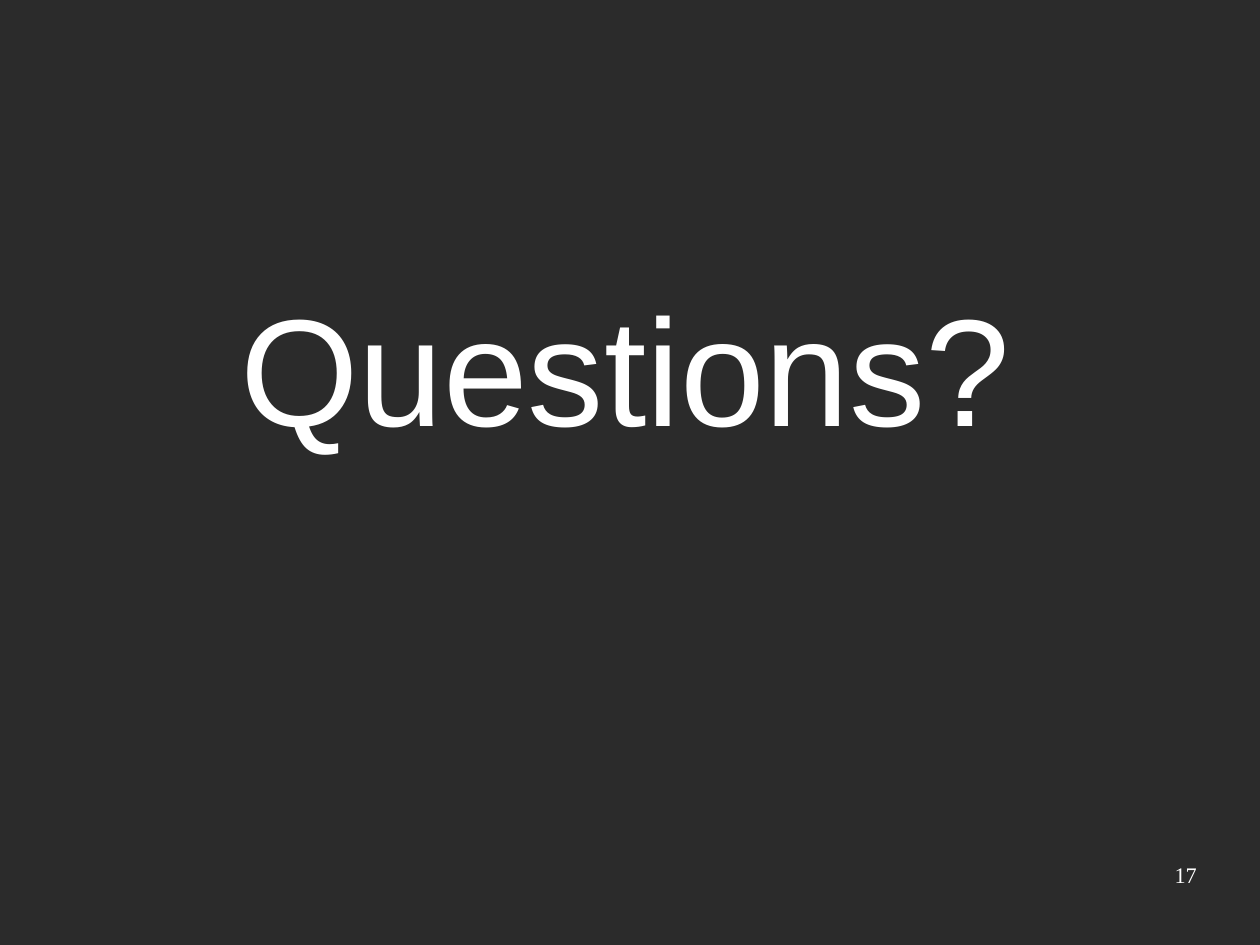
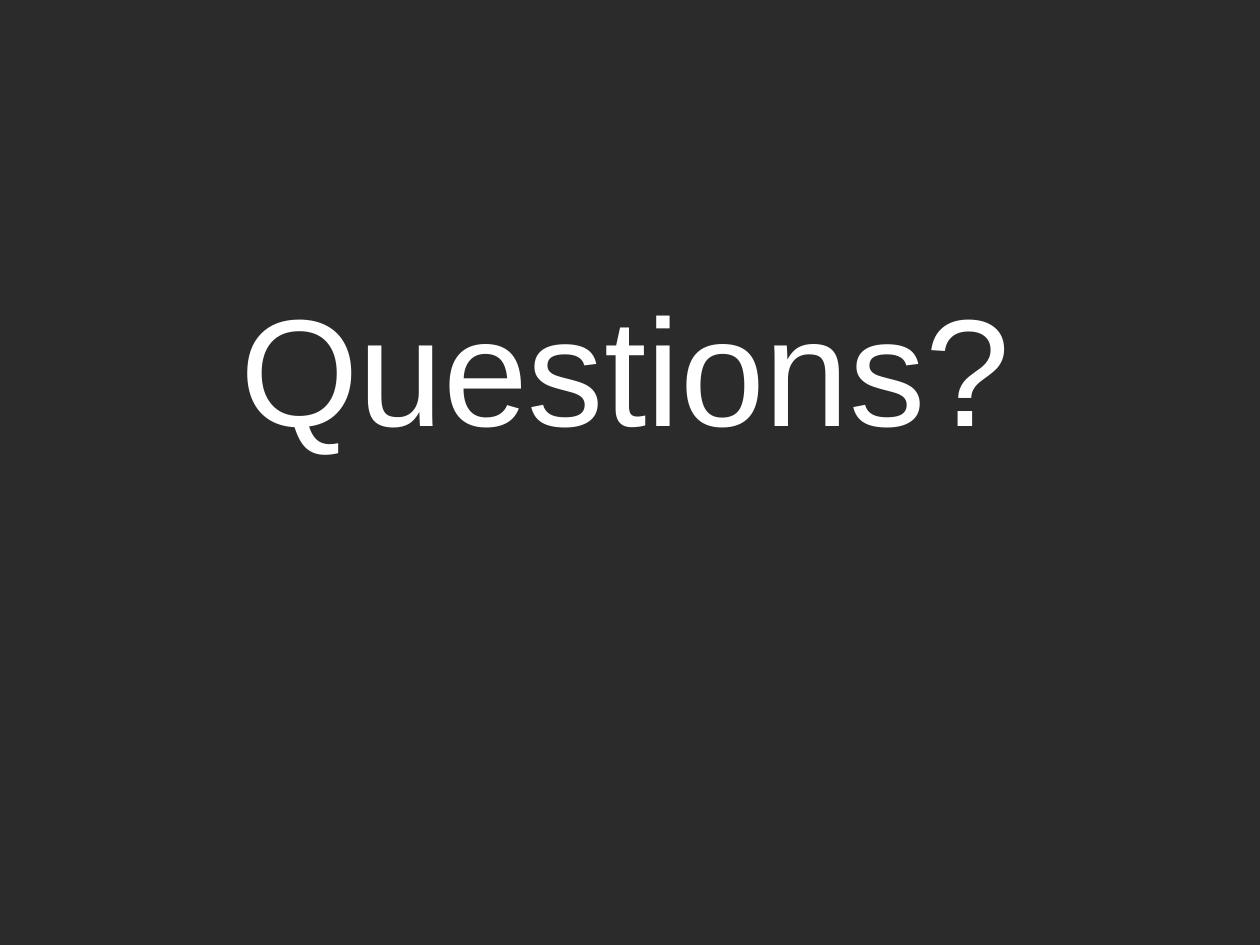
Before and after one commit to maugat1/quantiNEMO_Taylor2010, a slide deck: slide 14 of pres/pres2/pres2.odp (slide 17 before the commit). Drawn at 1260x945 pixels with LibreOffice and Linux fonts; fonts in the diff are those of the drawing; background and template pictures are left out; a plain dark background stands for a picture behind light text. Boxes give left, top, right and bottom in pixels: in the first picture for what was removed or moved away, otherwise in the second. Text is boxed around its words. In the diff, an @@ line names an element or a change of style, - is before the commit and + after.

```diff
--- a/pres/pres2/pres2.odp
+++ b/pres/pres2/pres2.odp
@@ page number removed at [1175, 868, 1197, 883] @@
-17
```
Also in this commit, not shown: 10 other slides changed, 4 slides added, 7 slides removed, 7 other files.
